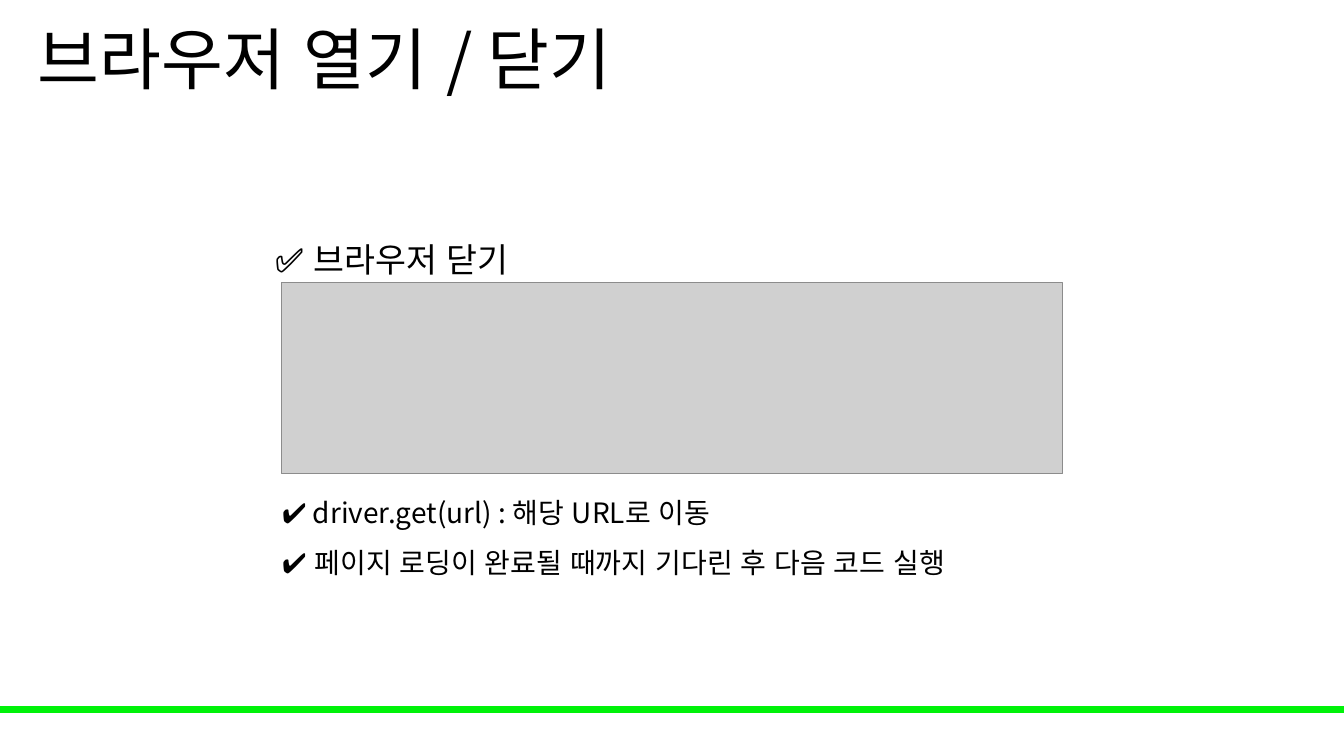
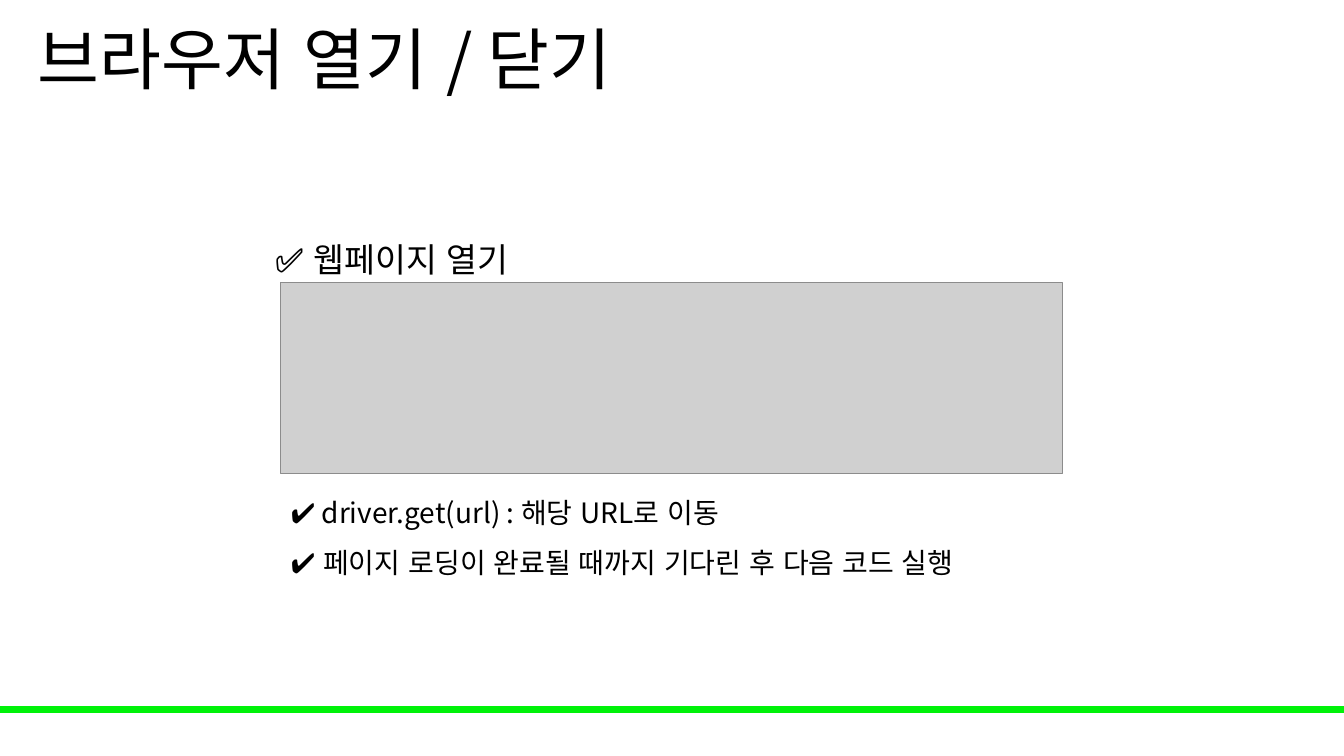
Before and after one commit to Leader-Lesson/KDT_RE_5th, a slide deck: slide 15 of material/3_데이터분석/10_웹자동화_selenium.pptx (slide 14 before the commit). Drawn at 1344x756 pixels with LibreOffice and Linux fonts; fonts in the diff are those of the drawing; grey boxes stand for pictures; background and template pictures are left out. Boxes give left, top, right and bottom in pixels: in the first picture for what was removed or moved away, otherwise in the second. Text is boxed around its words. In the diff, an @@ line names an element or a change of style, - is before the commit and + after.

```diff
--- a/material/3_데이터분석/10_웹자동화_selenium.pptx
+++ b/material/3_데이터분석/10_웹자동화_selenium.pptx
@@ text at (314,244,509,275): text changed @@
-✅ 브라우저 닫기
+✅ 웹페이지 열기
@@ text "✔️ driver.get(url) : 해당 URL로 ...": place and size @@
-text "✔️ driver.get(url) : 해당 URL로 ..." at (282,499,945,576)
+text "✔️ driver.get(url) : 해당 URL로 ..." at (291,499,954,576)
```
Also in this commit, not shown: 2 other slides changed, 1 other file.
